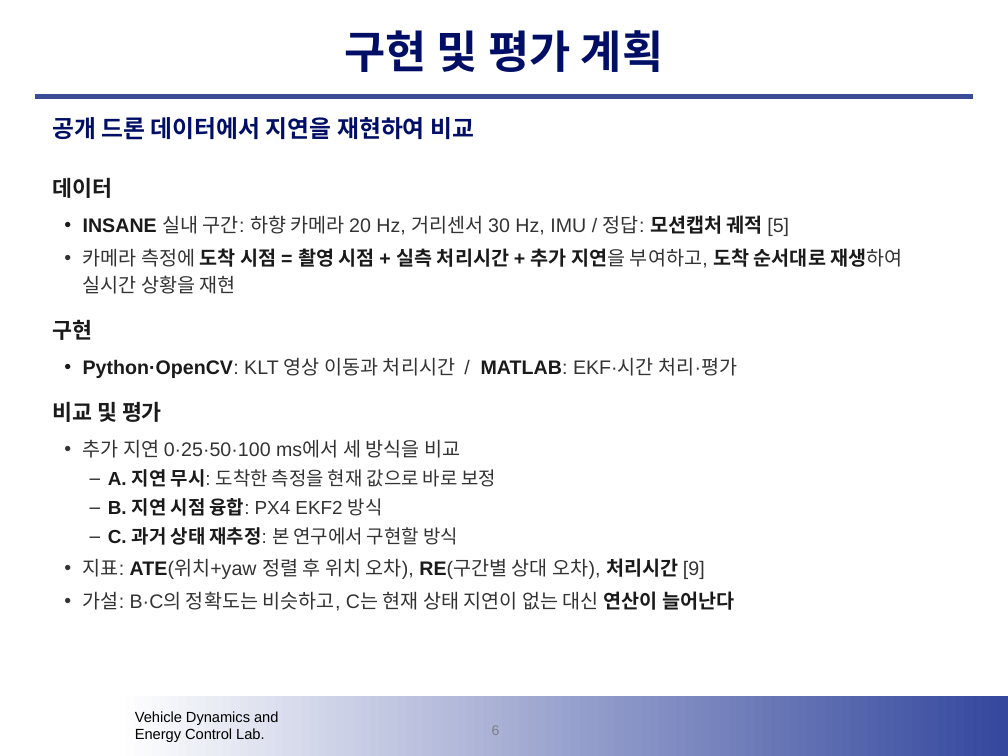
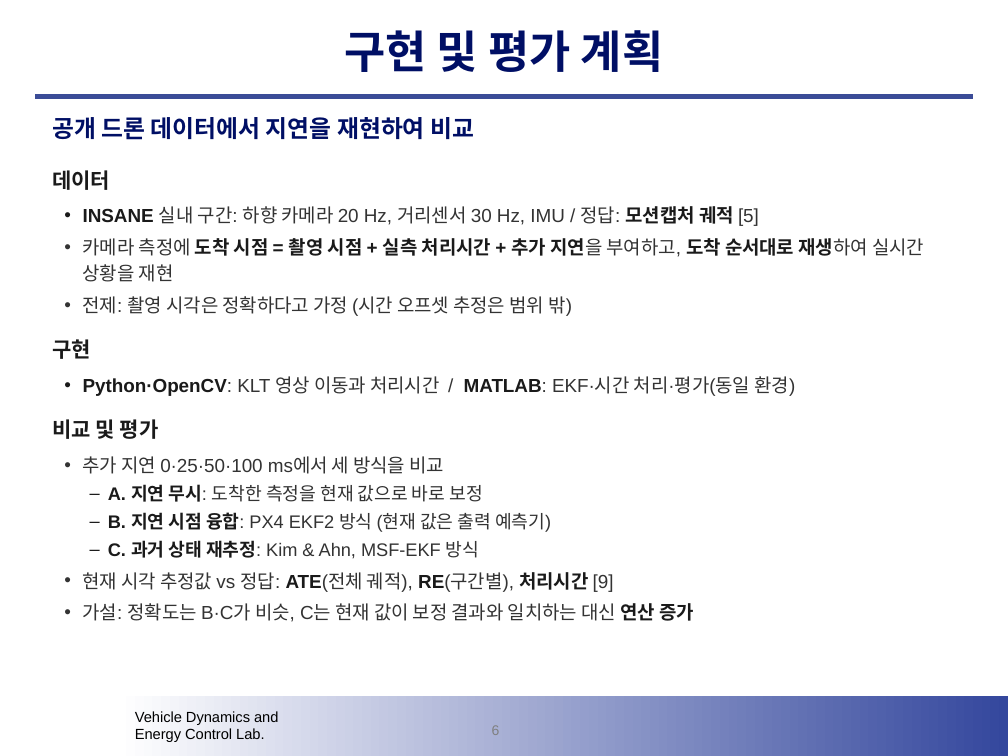
Before and after one commit to pch604/chan604, a slide deck: slide 6 of 학생자율연구II_연구계획발표/v10_논문요약형/학생자율연구II_연구계획발표_v10.pptx. Drawn at 1008x756 pixels with LibreOffice and Linux fonts; fonts in the diff are those of the drawing; background and template pictures are left out. Boxes give left, top, right and bottom in pixels: in the first picture for what was removed or moved away, otherwise in the second. Text is boxed around its words. In the diff, an @@ line names an element or a change of style, - is before the commit and + after.

```diff
--- a/학생자율연구II_연구계획발표/v10_논문요약형/학생자율연구II_연구계획발표_v10.pptx
+++ b/학생자율연구II_연구계획발표/v10_논문요약형/학생자율연구II_연구계획발표_v10.pptx
@@ text "데이터": place and size @@
-text "데이터" at <box>52,177,903,611</box>
+text "데이터" at <box>52,170,924,622</box>
@@ text at <box>52,170,924,502</box>: size 15.5 to 15 pt in "데이터", "구현", "비교 및 평가"; size 14 to 13.5 pt in "INSANE 실내 구간: 하향 카메라 20 Hz, ...", "카메라 측정에 도착 시점 = 촬영 시점 ...", "추가 지연 0·25·50·100 ms에서 세 방식을 비교"; size 13.5 to 13 pt in "A. 지연 무시: 도착한 측정을 현재 값으로 ..." @@
@@ text at <box>83,296,572,316</box>: paragraph added @@
+• 전제: 촬영 시각은 정확하다고 가정 (시간 오프셋 추정은 범위 밖)
@@ text at <box>83,376,795,396</box>: text changed; size 14 to 13.5 pt @@
-• Python·OpenCV: KLT 영상 이동과 처리시간 / MATLAB: EKF·시간 처리·평가
+• Python·OpenCV: KLT 영상 이동과 처리시간 / MATLAB: EKF·시간 처리·평가(동일 환경)
@@ text at <box>83,512,694,622</box>: text changed; size 14 to 13.5 pt @@
-– B. 지연 시점 융합: PX4 EKF2 방식
-– C. 과거 상태 재추정: 본 연구에서 구현할 방식
-• 지표: ATE(위치+yaw 정렬 후 위치 오차), RE(구간별 상대 오차), 처리시간 [9]
-• 가설: B·C의 정확도는 비슷하고, C는 현재 상태 지연이 없는 대신 연산이 늘어난다
+– B. 지연 시점 융합: PX4 EKF2 방식 (현재 값은 출력 예측기)
+– C. 과거 상태 재추정: Kim & Ahn, MSF-EKF 방식
+• 현재 시각 추정값 vs 정답: ATE(전체 궤적), RE(구간별), 처리시간 [9]
+• 가설: 정확도는 B·C가 비슷, C는 현재 값이 보정 결과와 일치하는 대신 연산 증가
```
Also in this commit, not shown: 2 other slides changed, 4 other files.
